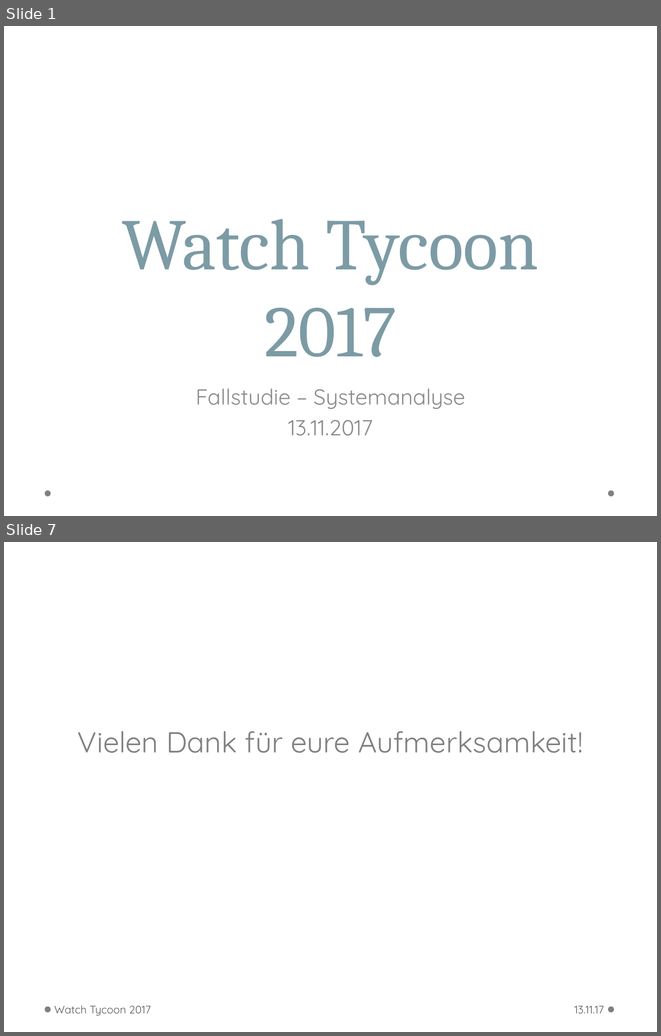
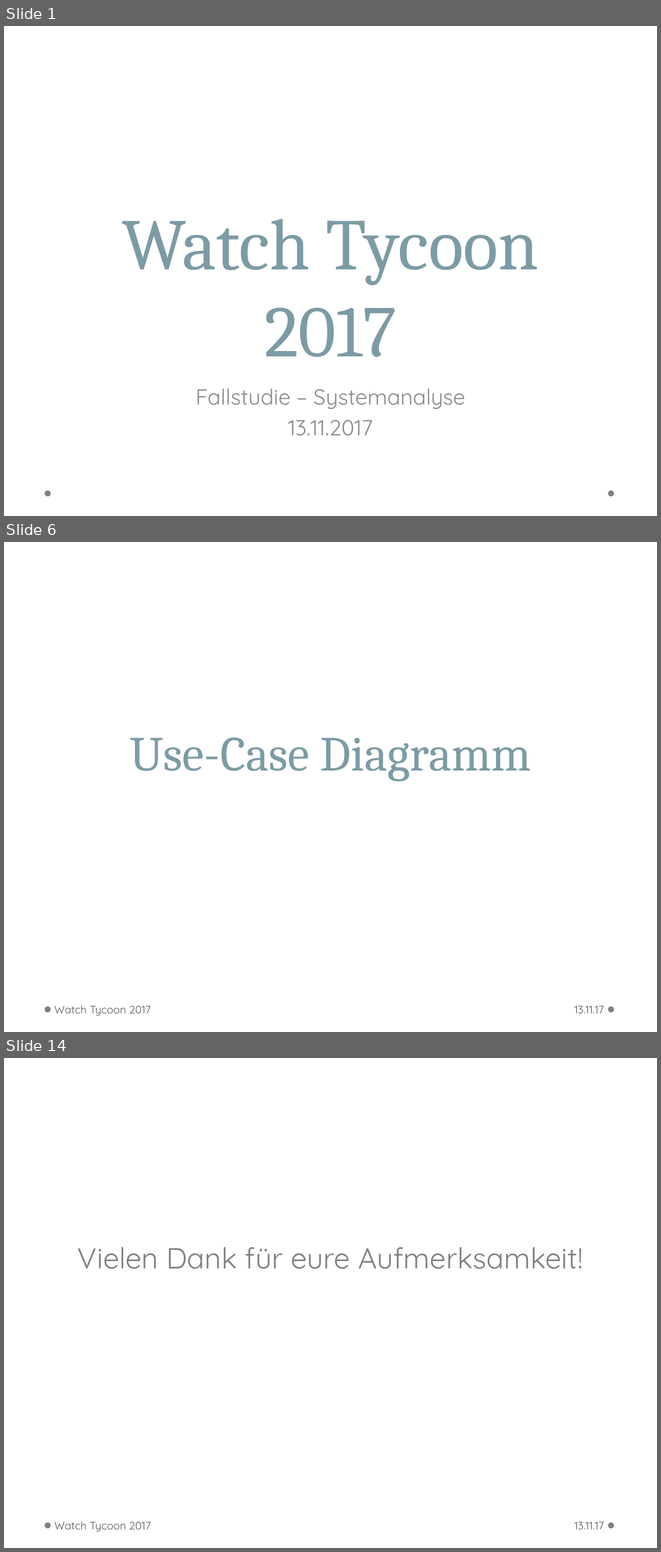
Before and after one commit to WWI16SEAFallstudie/Unternehmenssimulation, a slide deck: doc/fallstudie_präsentation.pptx. Shown one above the other, each under a label of ours: slides 1 and 7 before the commit, slides 1, 6 and 14 after it; the slides between them are not shown. The pictures are 661x1036 and 661x1552 pixels, drawn with LibreOffice and Linux fonts; fonts in the diff are those of the drawing; background and template pictures are left out. Boxes give left, top, right and bottom in pixels: in the first picture for what was removed or moved away, otherwise in the second. Text is boxed around its words. In the diff, an @@ line names an element or a change of style, - is before the commit and + after.

```diff
--- a/doc/fallstudie_präsentation.pptx
+++ b/doc/fallstudie_präsentation.pptx
@@ slide 6 added at (4,542,657,1032), background picture (left out); not listed: 2 template elements that a slide beside it also shows @@
@@ title added at (130,737,531,781), 54 pt, text #7C9BA5 @@
+Use-Case Diagramm
@@ text added at (54,1005,151,1015), 12 pt, text #595959 @@
+Watch Tycoon 2017
@@ text added at (574,1005,604,1013), 12 pt, text #595959 @@
+13.11.17
@@ what was slide 7 is now slide 14 @@
```
Also in this commit, not shown: 5 slides changed, 6 other slides added.
